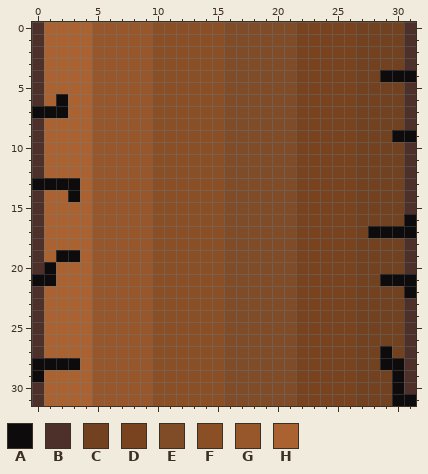
A pixel-art sprite gets an edit: Assets/Animations/Logs/log_middle2.png. The picture above is the old version.
The file is 32x32 pixels.
Palette (. is transparent): A #0d0b0b  B #4e302a  C #714120  D #78431e  E #804c28  F #8b4f25  G #97572a  H #aa6230
The result:
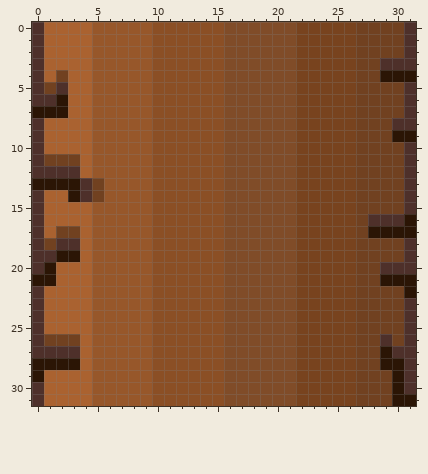
The author wrote: Added drift to the bobber depending on the knots_speed and updated the log cracked images to make them more 3D
The exact change:
colour A: #0d0b0b -> #2b1505
y 3: x 29..30 CC -> BB
y 4: x 2 H -> C
y 5: x 1..2 HH -> CB
y 6: x 1 H -> B
y 8: x 30 C -> B
y 11: x 1..3 HHH -> CCC
y 12: x 1..3 HHH -> BBB
y 13..14: x 4..5 HG -> BC
y 16: x 28..30 CCC -> BBB
y 17: x 2..3 HH -> CC
y 18: x 1..3 HHH -> CBB
y 19: x 1 H -> B
y 20: x 29..30 CC -> BB
y 26: x 1..3 HHH -> CCC; x 29 C -> B
y 27: x 1..3 HHH -> BBB; x 30 C -> B
Changed places in both pictures, as pixel boxes (x1, y1, x2, y2):
changed: (380, 58, 416, 142)
changed: (32, 70, 104, 382)
changed: (368, 214, 416, 406)
